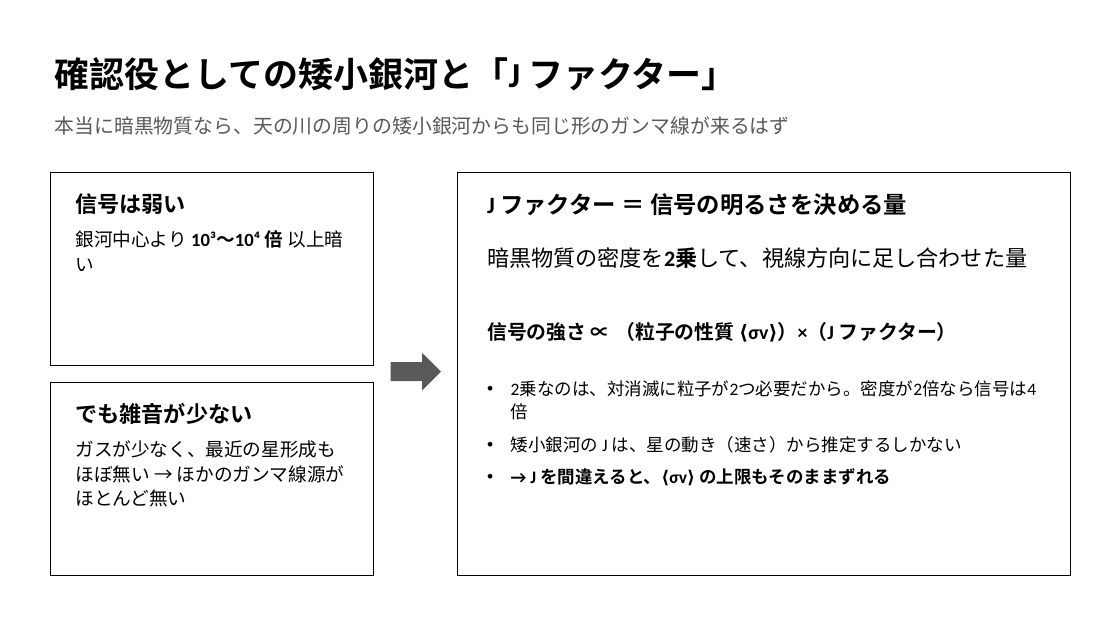
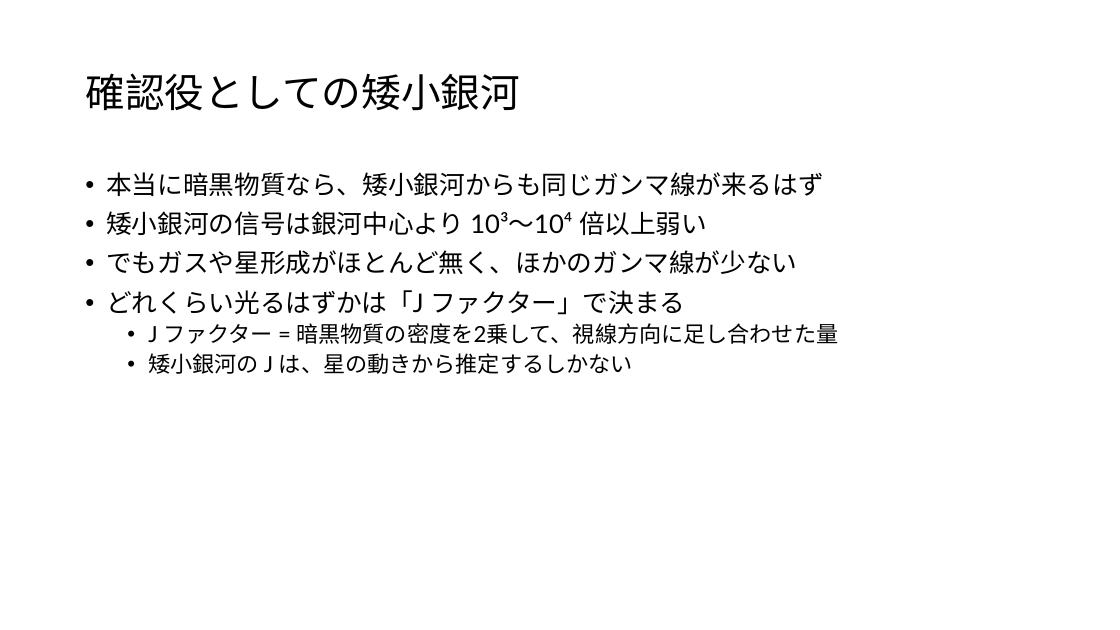
Before and after one commit to Mikann20041029/darkmatter-slides, a slide deck: slide 3 of slides/Toni Bertólez-Martínez, et al. (2026).pptx. Drawn at 1120x630 pixels with LibreOffice and Linux fonts; fonts in the diff are those of the drawing. Boxes give left, top, right and bottom in pixels: in the first picture for what was removed or moved away, otherwise in the second. Text is boxed around its words. In the diff, an @@ line names an element or a change of style, - is before the commit and + after.

```diff
--- a/slides/Toni Bertólez-Martínez, et al. (2026).pptx
+++ b/slides/Toni Bertólez-Martínez, et al. (2026).pptx
@@ title "確認役としての矮小銀河" at box(85, 73, 520, 111): vertical alignment top to middle @@
@@ title at box(85, 73, 520, 111): text changed; size 30 to 34 pt; font Calibri to Lato; bold off @@
-確認役としての矮小銀河と「J ファクター」
+確認役としての矮小銀河
@@ text removed at box(55, 116, 790, 135) @@
-本当に暗黒物質なら、天の川の周りの矮小銀河からも同じ形のガンマ線が来るはず
@@ rectangle removed at box(50, 172, 374, 365) @@
@@ text added at box(106, 172, 839, 374), 22 pt, text #000000 @@
+• 本当に暗黒物質なら、矮小銀河からも同じガンマ線が来るはず
+• 矮小銀河の信号は銀河中心より 10³〜10⁴ 倍以上弱い
+• でもガスや星形成がほとんど無く、ほかのガンマ線が少ない
+• どれくらい光るはずかは「J ファクター」で決まる
+  • J ファクター = 暗黒物質の密度を2乗して、視線方向に足し合わせた量
+  • 矮小銀河の J は、星の動きから推定するしかない
@@ rectangle removed at box(458, 172, 1071, 576) @@
@@ text removed at box(76, 193, 344, 271) @@
-信号は弱い
-銀河中心より 10³〜10⁴ 倍 以上暗い
@@ text removed at box(487, 193, 907, 215) @@
-J ファクター ＝ 信号の明るさを決める量
@@ text removed at box(487, 247, 1027, 268) @@
-暗黒物質の密度を2乗して、視線方向に足し合わせた量
@@ text removed at box(487, 322, 956, 342) @@
-信号の強さ ∝ （粒子の性質 ⟨σv⟩）×（J ファクター）
@@ right arrow removed at box(391, 353, 441, 391) @@
@@ rectangle removed at box(50, 382, 374, 576) @@
@@ text removed at box(511, 381, 1036, 486) @@
-• 2乗なのは、対消滅に粒子が2つ必要だから。密度が2倍なら信号は4倍
-• 矮小銀河の J は、星の動き（速さ）から推定するしかない
-• → J を間違えると、⟨σv⟩ の上限もそのままずれる
@@ text removed at box(76, 403, 344, 507) @@
-でも雑音が少ない
-ガスが少なく、最近の星形成もほぼ無い → ほかのガンマ線源がほとんど無い
```
Also in this commit, not shown: 4 other slides changed, 5 slides added, 6 slides removed.
